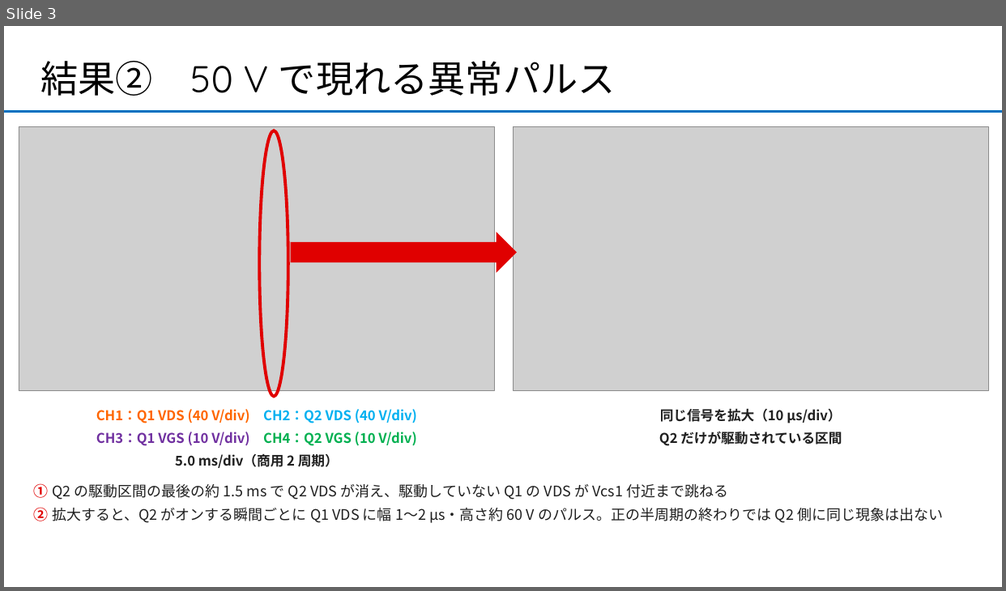
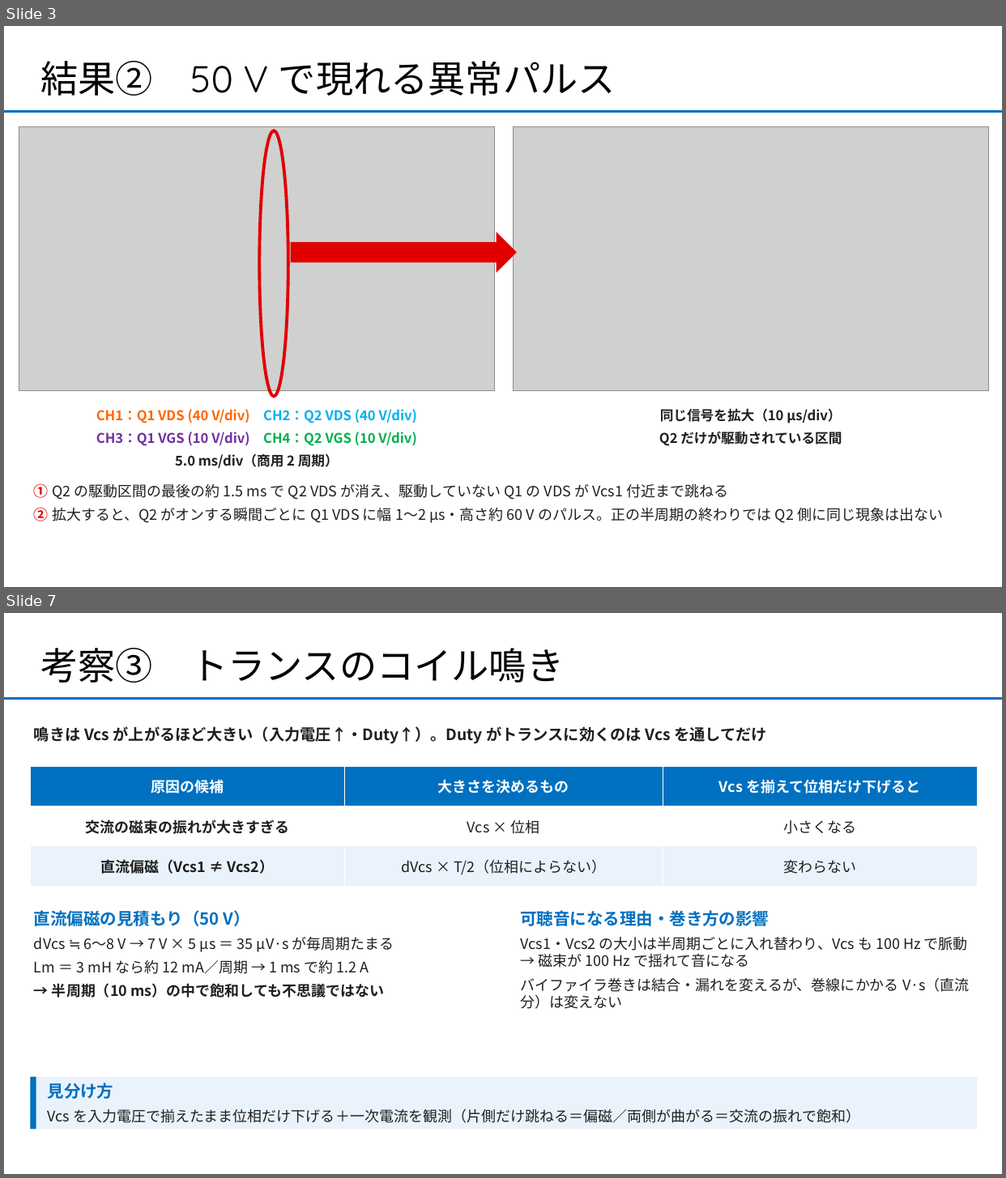
Before and after one commit to sena531/AI_reserch, a slide deck: experiments/50V波形考察_打ち合わせ.pptx. Shown one above the other, each under a label of ours: slide 3 before the commit, slides 3 and 7 after it; the slides between them are not shown. The pictures are 1006x591 and 1006x1178 pixels, drawn with LibreOffice and Linux fonts; fonts in the diff are those of the drawing; grey boxes stand for pictures. Boxes give left, top, right and bottom in pixels: in the first picture for what was removed or moved away, otherwise in the second. Text is boxed around its words. In the diff, an @@ line names an element or a change of style, - is before the commit and + after.

```diff
--- a/experiments/50V波形考察_打ち合わせ.pptx
+++ b/experiments/50V波形考察_打ち合わせ.pptx
@@ slide 7 added at (4, 613, 1002, 1174), background #FFFFFF; not listed: 1 template element that a slide beside it also shows @@
@@ title added at (40, 648, 564, 683), 36 pt, text #000000 @@
+考察③ トランスのコイル鳴き
@@ text added at (34, 726, 767, 744), 15 pt, text #1F1F1F, bold @@
+鳴きは Vcs が上がるほど大きい（入力電圧↑・Duty↑）。Duty がトランスに効くのは Vcs を通してだけ
@@ table added at (30, 766, 978, 886), 3 rows, 3 columns @@
+原因の候補 | 大きさを決めるもの | Vcs を揃えて位相だけ下げると
+交流の磁束の振れが大きすぎる | Vcs × 位相 | 小さくなる
+直流偏磁（Vcs1 ≠ Vcs2） | dVcs × T/2（位相によらない） | 変わらない
@@ text added at (34, 910, 394, 998), 14 pt, text #1F1F1F @@
+直流偏磁の見積もり（50 V）
+dVcs ≒ 6〜8 V → 7 V × 5 μs ＝ 35 μV·s が毎周期たまる
+Lm ＝ 3 mH なら約 12 mA／周期 → 1 ms で約 1.2 A
+→ 半周期（10 ms）の中で飽和しても不思議ではない
@@ text added at (521, 910, 970, 1009), 14 pt, text #1F1F1F @@
+可聴音になる理由・巻き方の影響
+Vcs1・Vcs2 の大小は半周期ごとに入れ替わり、Vcs も 100 Hz で脈動 → 磁束が 100 Hz で揺れて音になる
+バイファイラ巻きは結合・漏れを変えるが、巻線にかかる V·s（直流分）は変えない
@@ rectangle added at (30, 1077, 978, 1130), fill #EAF3FB @@
@@ rectangle added at (30, 1077, 36, 1130), fill #0070C0 @@
@@ text added at (48, 1083, 860, 1123), 14 pt, text #1F1F1F @@
+見分け方
+Vcs を入力電圧で揃えたまま位相だけ下げる＋一次電流を観測（片側だけ跳ねる＝偏磁／両側が曲がる＝交流の振れで飽和）
```
Also in this commit, not shown: 2 slides changed, 2 other slides added, 1 slide removed.
